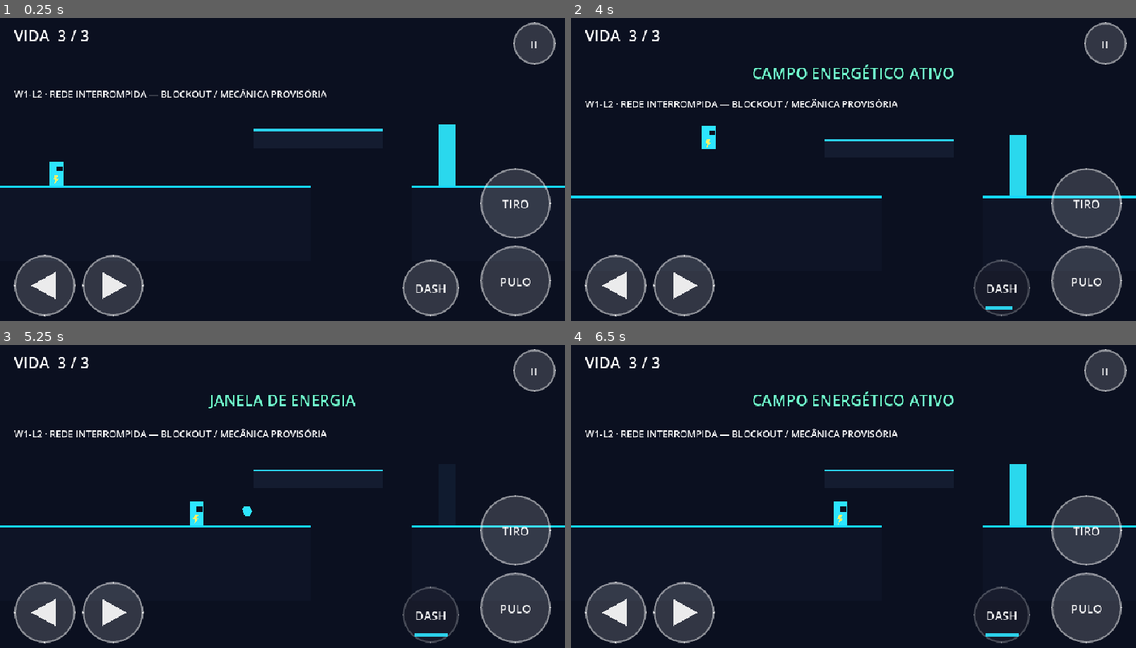
Above: before the commit, frames 1-4 (two rows, left to right).
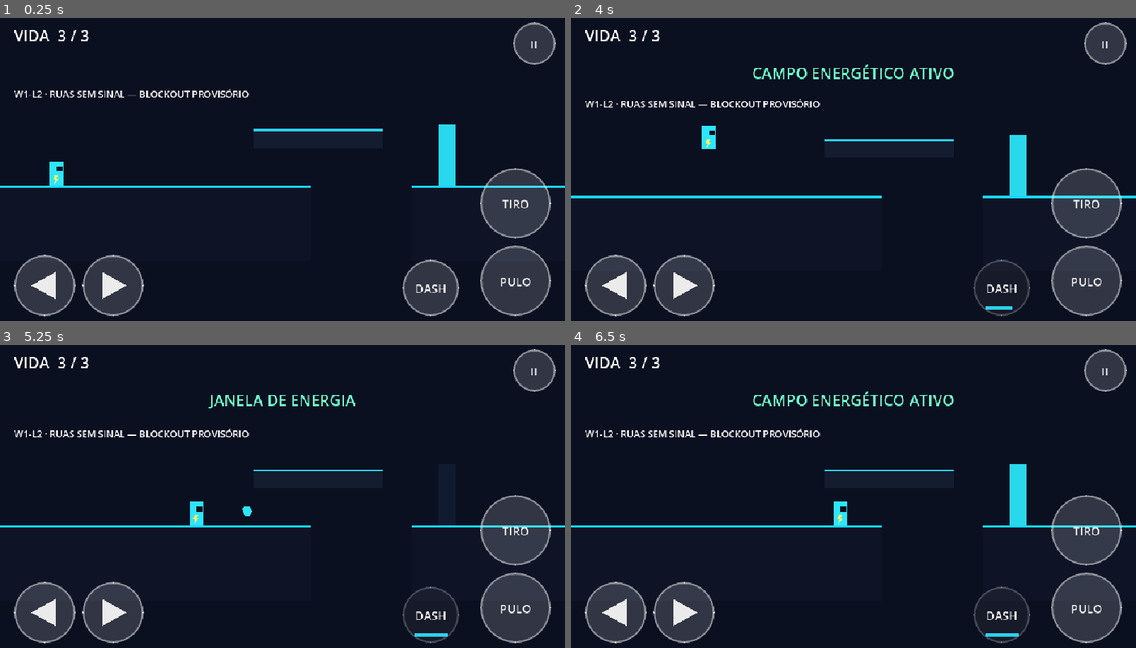
Above: after the commit, the same moments.

Repository: jyanzy19-yml/new-bolt-aventura
Game: Godot game, scene res://scenes/campaign/cybercore_w1_l2.tscn
Same seed, same stepped clock (60 frames per second), same inputs: the game is played once before the commit and once after it. This scene is started directly instead of the project's main scene.
Inputs (mouse positions are in pixels of both pictures, inside the frame that each line leads up to):
- Up to frame 1 (0.25 s): no input
- Up to frame 2 (4 s): tap Enter at 0.5 s; move the mouse to (977, 154) at 0.52 s; hold D (move_right) 0.53-1.25 s; tap J (attack) at 0.6 s; click (977, 154) at 0.67 s; tap Space (jump) at 0.77, 3.5, 3.77 s; drag from (740, 187) to (1017, 154) at 1.27 s; move the mouse to (910, 102) at 2.02 s; hold A (move_left) 2.03-2.75 s; tap E (interact) at 2.1 s; drag from (825, 236) to (684, 124) at 2.77 s; move the mouse to (1023, 217) at 3.52 s; hold D (move_right) from 3.53 s (still down); tap Shift (dash) at 3.6 s
- Up to frame 3 (5.25 s): release D (move_right) at 4.25 s; drag from (113, 451) to (446, 493) at 4.27 s; move the mouse to (310, 499) at 5.02 s; hold D (move_right) from 5.03 s (still down); tap J (attack) at 5.1 s; click (310, 499) at 5.17 s
- Up to frame 4 (6.5 s): release D (move_right) at 5.75 s; drag from (768, 420) to (1017, 493) at 5.77 s

The runs differ from the first frame. In frame 1, 0.8% of the frame differs, in the area x 9-58%, y 23-27%; in frame 2, 0.7%; in frame 3, 0.8%, in the area x 9-58%, y 27-31%; in frame 4, 0.8%.

Commit message:
fix(campaign): apply official title to cybercore_w1_l2.tscn

Diff:
--- a/scenes/campaign/cybercore_w1_l2.tscn
+++ b/scenes/campaign/cybercore_w1_l2.tscn
@@ -94,4 +94,4 @@
 [node name="LevelNote" type="Label" parent="."]
 position = Vector2(24, -168)
 theme_override_font_sizes/font_size = 16
-text = "W1-L2 · REDE INTERROMPIDA — BLOCKOUT / MECÂNICA PROVISÓRIA"
+text = "W1-L2 · RUAS SEM SINAL — BLOCKOUT PROVISÓRIO"
